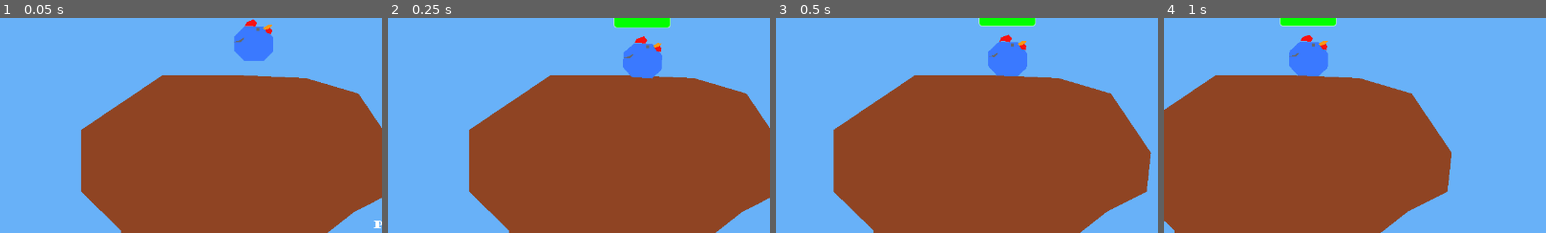
Above: before the commit, frames 1-4 (left to right).
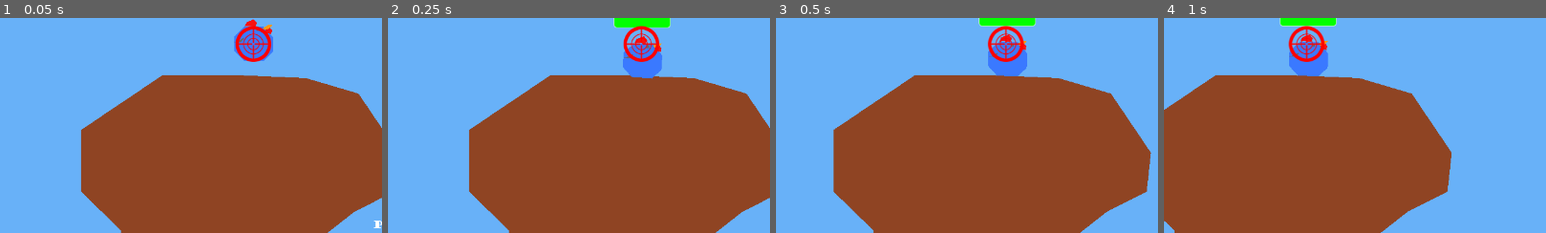
Above: after the commit, the same moments.

Repository: Athakaspen/NotWorms
Game: Godot game, scene res://MainScenes/Level.tscn
Same seed, same stepped clock (60 frames per second), same inputs: the game is played once before the commit and once after it.
Inputs (mouse positions are % of the whole screen's width and height, from its top left):
- Up to frame 1 (0.05 s): no input
- Up to frame 2 (0.25 s): no input
- Up to frame 3 (0.5 s): no input
- Up to frame 4 (1 s): move the mouse to (72, 45) at 0.52 s; hold D (right) from 0.53 s (still down); hold Y (ready, bound only after the commit) from 0.53 s (still down); tap W (jump) at 0.77 s
The pictures show only the part of the screen within x 34-84%, y 21-71%; the shares and areas given below are measured in that part.

The runs differ from the first frame. In frame 1, 0.8% of the frame differs, in the area x 61-71%, y 3-21%; in frame 2, 0.8%; in frame 3, 0.8%; in frame 4, 0.8%.

Commit message:
Crosshair converted to in-world point, no more mouse nonsense

Diff:
--- a/Scripts/Level.gd
+++ b/Scripts/Level.gd
@@ -19,8 +19,9 @@
 
 	update_camera(turn_queue.get_camera_point())
 
-	Input.set_mouse_mode(Input.MOUSE_MODE_CONFINED)
-	Input.set_custom_mouse_cursor(preload("res://Sprites/crosshair.png"), 0, Vector2(32,32))
+#	Input.set_mouse_mode(Input.MOUSE_MODE_CONFINED)
+	Input.set_mouse_mode(Input.MOUSE_MODE_CAPTURED)
+#	Input.set_custom_mouse_cursor(preload("res://Sprites/crosshair.png"), 0, Vector2(32,32))
 
 
 # Called every frame. 'delta' is the elapsed time since the previous frame.
--- a/Scripts/MatchUI.gd
+++ b/Scripts/MatchUI.gd
@@ -12,9 +12,10 @@
 	$DeathToast.visible = false
 
 func _unhandled_input(event):
-	if event.is_action_pressed("ready") and $Preturn/ReadyButton.visible:
+	# This is really bad, should be updated
+	if event.is_action_pressed("ready") and $Preturn.visible and $Preturn/ReadyButton.visible:
 		_on_ReadyButton_pressed()
-	if event.is_action_pressed("ready") and $Turn/EndTurnButton.visible:
+	if event.is_action_pressed("ready") and $Turn.visible and $Turn/EndTurnButton.visible:
 		_on_EndTurnButton_pressed()
 
 # Called every frame. 'delta' is the elapsed time since the previous frame.
--- a/Scripts/Player.gd
+++ b/Scripts/Player.gd
@@ -8,9 +8,9 @@
 onready var turn_timer = $TurnTimer
 onready var turn_queue = $".."
 onready var aim_point = $AimPoint
-#onready var traj_line = $TrajectoryLine
 
 var controller_aim_speed = 1000
+var max_aim_dist = 800
 
 export var MAX_HEALTH = 100
 var health
@@ -23,6 +23,7 @@
 
 # Called when the node enters the scene tree for the first time.
 func _ready():
+	aim_point.position = player_body.position
 	$Tag/PlayerNametag.text = name
 	health = MAX_HEALTH
 	update_healthbar()
@@ -31,24 +32,35 @@
 	# ah cahnt dyu aneethin if ahm ded
 	#if is_dead: return
 
-	# Controller Movement
-	var aim_input = Vector2(
-		Input.get_action_strength("aim_right") - Input.get_action_strength("aim_left"),
-		Input.get_action_strength("aim_down") - Input.get_action_strength("aim_up")
-	)
-	if aim_input.length() > 0:
-		var cur_mouse_pos = get_viewport().get_mouse_position()
-		Input.warp_mouse_position(cur_mouse_pos + aim_input * controller_aim_speed * delta)
+	if is_my_turn:
+		# Controller Movement
+		var aim_input = Vector2(
+			Input.get_action_strength("aim_right") - Input.get_action_strength("aim_left"),
+			Input.get_action_strength("aim_down") - Input.get_action_strength("aim_up")
+		)
+		if aim_input.length() > 0:
+#			var cur_mouse_pos = get_viewport().get_mouse_position()
+#			Input.warp_mouse_position(cur_mouse_pos + aim_input * controller_aim_speed * delta)
+			aim_point.position += aim_input * controller_aim_speed * delta
 
-	# Mouse Movement
-	aim_point.global_position = get_global_mouse_position()
+		# Lock cursor within a radius of the player
+		if player_body.position.distance_to(aim_point.position) > max_aim_dist:
+			var difference:Vector2 = aim_point.position - player_body.position
+			aim_point.position = player_body.position + difference.normalized()*max_aim_dist
 
 	# Stick tag to player's head
 	$Tag.position = $PlayerBody.position + Vector2.UP * 50
 
+func _input(event):
+	if not is_my_turn: return
+	if event is InputEventMouseMotion:
+		aim_point.position += event.relative
+
 # This function is called when the "Ready Up" screen shows,
 # before the actual turn begins. It's here to set up visuals mostly.
 func init_preturn():
+	aim_point.visible = true
+#	aim_point.position = player_body.position
 	player_body.init_preturn()
 
 func play_turn(turn_dur:float) -> void:
@@ -70,6 +82,7 @@
 func end_turn():
 	player_body.set_turn_active(false)
 	is_my_turn = false
+	aim_point.visible = false
 	# Stop the timer if it's still going
 	turn_timer.stop()
 	emit_signal("turn_done")
--- a/project.godot
+++ b/project.godot
@@ -125,6 +125,7 @@
 ready={
 "deadzone": 0.5,
 "events": [ Object(InputEventJoypadButton,"resource_local_to_scene":false,"resource_name":"","device":0,"button_index":3,"pressure":0.0,"pressed":false,"script":null)
+, Object(InputEventKey,"resource_local_to_scene":false,"resource_name":"","device":0,"alt":false,"shift":false,"control":false,"meta":false,"command":false,"pressed":false,"scancode":89,"physical_scancode":0,"unicode":0,"echo":false,"script":null)
  ]
 }
 
Not shown: 1 places in SubScenes/Player/Player.tscn that only renumber resources
